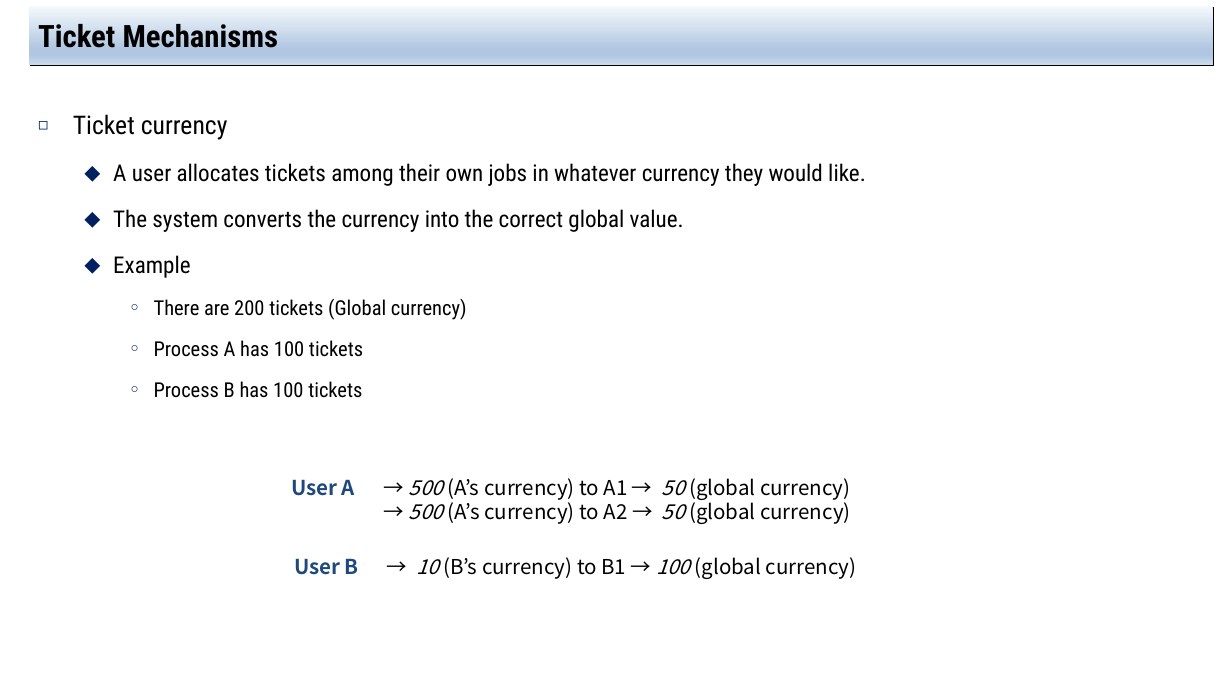
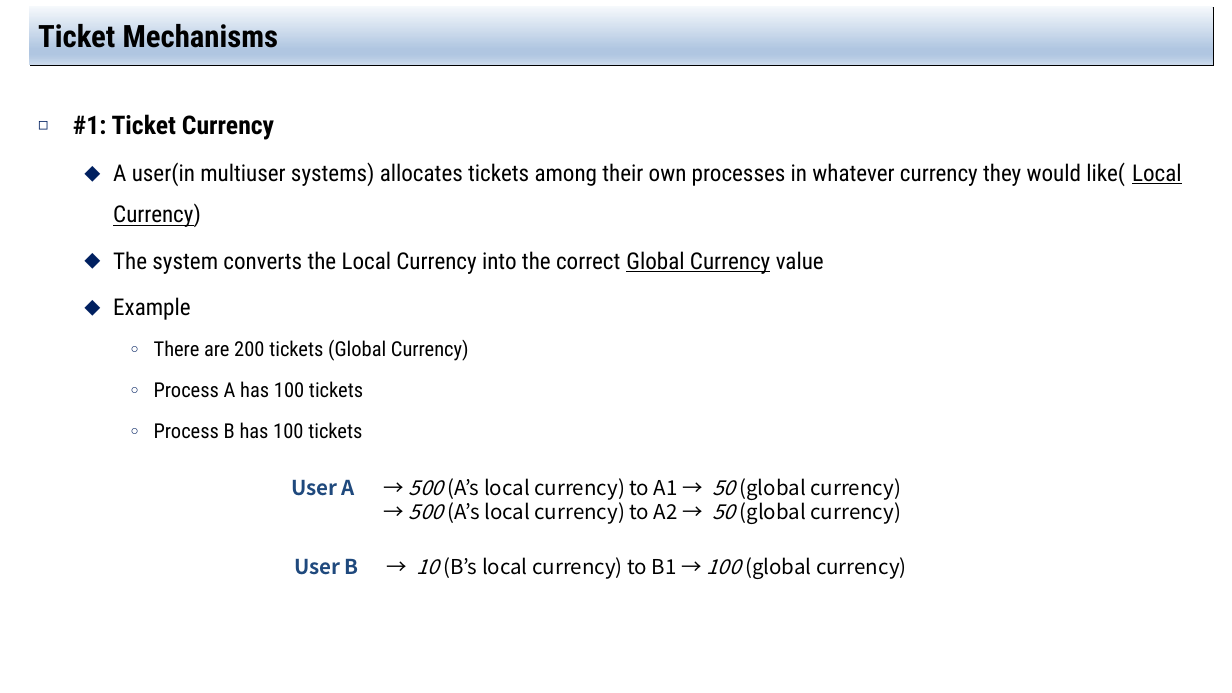
Before and after one commit to jachermocilla/extra-course-materials, a slide deck: slide 9 of cmsc125/ostep/slides/01.Virtualization/09.Scheduling_Proportional_Share.pptx (slide 8 before the commit). Drawn at 1232x693 pixels with LibreOffice and Linux fonts; fonts in the diff are those of the drawing. Boxes give left, top, right and bottom in pixels: in the first picture for what was removed or moved away, otherwise in the second. Text is boxed around its words. In the diff, an @@ line names an element or a change of style, - is before the commit and + after.

```diff
--- a/cmsc125/ostep/slides/01.Virtualization/09.Scheduling_Proportional_Share.pptx
+++ b/cmsc125/ostep/slides/01.Virtualization/09.Scheduling_Proportional_Share.pptx
@@ text at bbox=[73, 114, 1182, 274]: text changed @@
-◻ Ticket currency
-  ⬥ A user allocates tickets among their own jobs in whatever currency they would like.
-  ⬥ The system converts the currency into the correct global value.
+◻ #1: Ticket Currency
+  ⬥ A user(in multiuser systems) allocates tickets among their own processes in whatever currency they would like( Local Currency)
+  ⬥ The system converts the Local Currency into the correct Global Currency value
@@ text at bbox=[154, 340, 469, 361]: text changed @@
-    ○ There are 200 tickets (Global currency)
+    ○ There are 200 tickets (Global Currency)
@@ text at bbox=[291, 478, 901, 524]: text changed @@
-User A → 500 (A’s currency) to A1 → 50 (global currency)
-→ 500 (A’s currency) to A2 → 50 (global currency)
+User A → 500 (A’s local currency) to A1 → 50 (global currency)
+→ 500 (A’s local currency) to A2 → 50 (global currency)
@@ text at bbox=[294, 557, 906, 579]: text changed @@
-User B → 10 (B’s currency) to B1 → 100 (global currency)
+User B → 10 (B’s local currency) to B1 → 100 (global currency)
```
Also in this commit, not shown: 8 other slides changed, 9 slides added.
